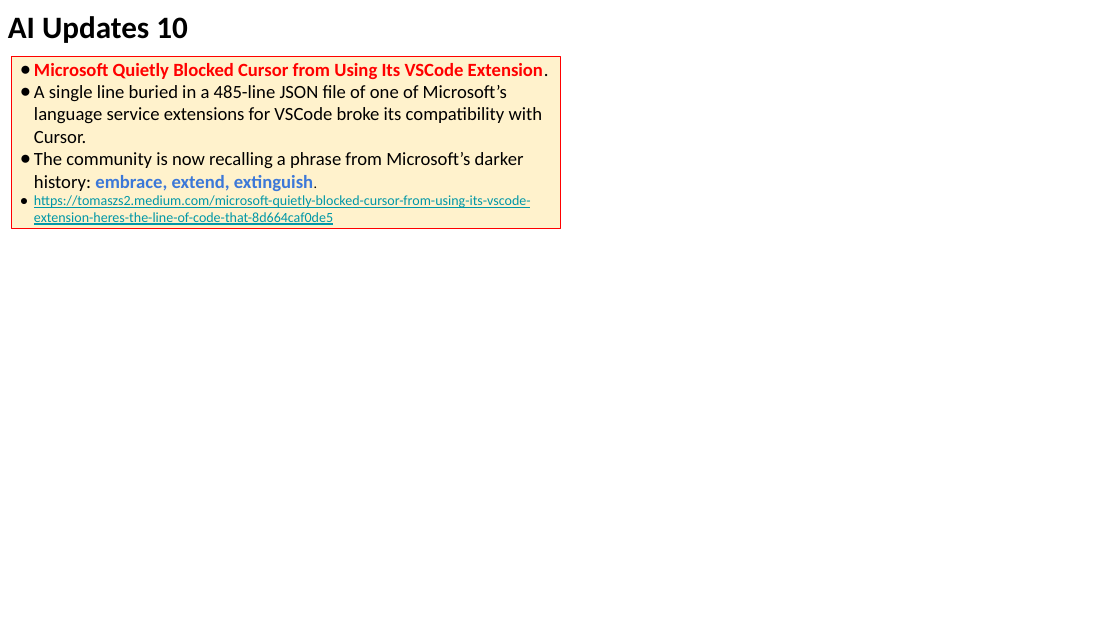
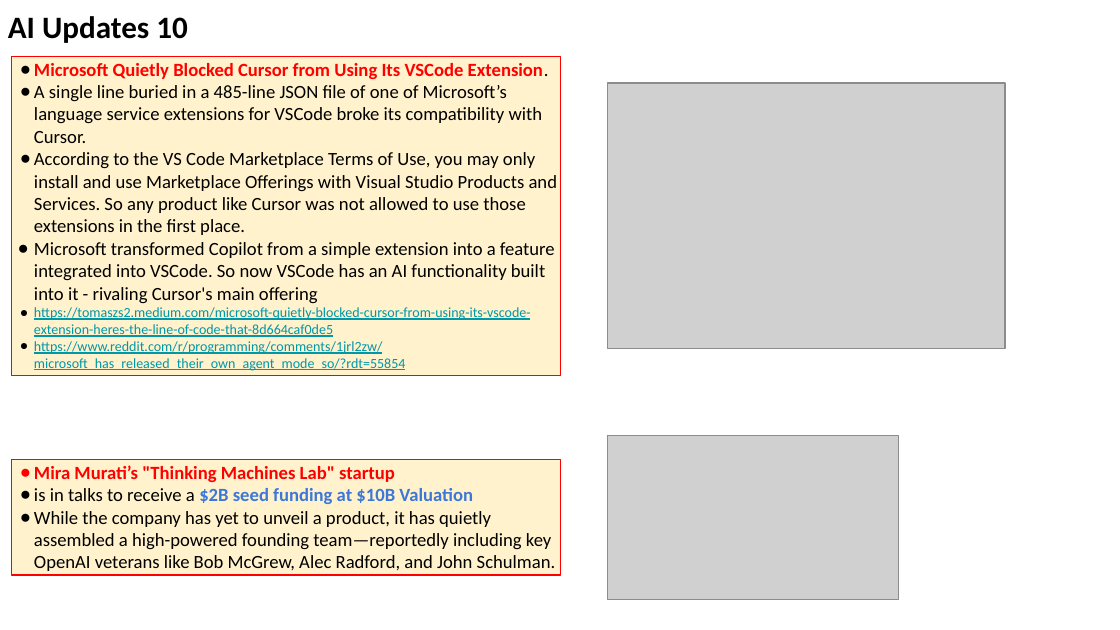
Before and after one commit to lselector/seminar, a slide deck: slide 17 of 2025/2025-04-11-AI-Updates.pptx. Drawn at 1120x630 pixels with LibreOffice and Linux fonts; fonts in the diff are those of the drawing; grey boxes stand for pictures. Boxes give left, top, right and bottom in pixels: in the first picture for what was removed or moved away, otherwise in the second. Text is boxed around its words. In the diff, an @@ line names an element or a change of style, - is before the commit and + after.

Commit message:
update

```diff
--- a/2025/2025-04-11-AI-Updates.pptx
+++ b/2025/2025-04-11-AI-Updates.pptx
@@ rectangle "Microsoft Quietly Blocked Cursor from ...": place and size @@
-rectangle "Microsoft Quietly Blocked Cursor from ..." at box(12, 56, 561, 228)
+rectangle "Microsoft Quietly Blocked Cursor from ..." at box(12, 56, 561, 375)
@@ picture added at box(607, 83, 1005, 348) @@
@@ text in rectangle at box(34, 152, 558, 303): text changed @@
-● The community is now recalling a phrase from Microsoft’s darker history: embrace, extend, extinguish.
+● According to the VS Code Marketplace Terms of Use, you may only install and use Marketplace Offerings with Visual Studio Products and Services. So any product like Cursor was not allowed to use those extensions in the first place.
+● Microsoft transformed Copilot from a simple extension into a feature integrated into VSCode. So now VSCode has an AI functionality built into it - rivaling Cursor's main offering
@@ text in rectangle at box(34, 341, 406, 371): paragraph added @@
+● https://www.reddit.com/r/programming/comments/1jrl2zw/microsoft_has_released_their_own_agent_mode_so/?rdt=55854
@@ picture added at box(607, 436, 898, 599) @@
@@ rectangle added at box(12, 459, 561, 575), fill #FFF2CC, outline #FF0000 0.75 pt, 12 pt, text #000000 @@
+● Mira Murati’s "Thinking Machines Lab" startup
+● is in talks to receive a $2B seed funding at $10B Valuation
+● While the company has yet to unveil a product, it has quietly assembled a high-powered founding team—reportedly including key OpenAI veterans like Bob McGrew, Alec Radford, and John Schulman.
```
Also in this commit, not shown: 3 other slides changed, 1 slide removed.
